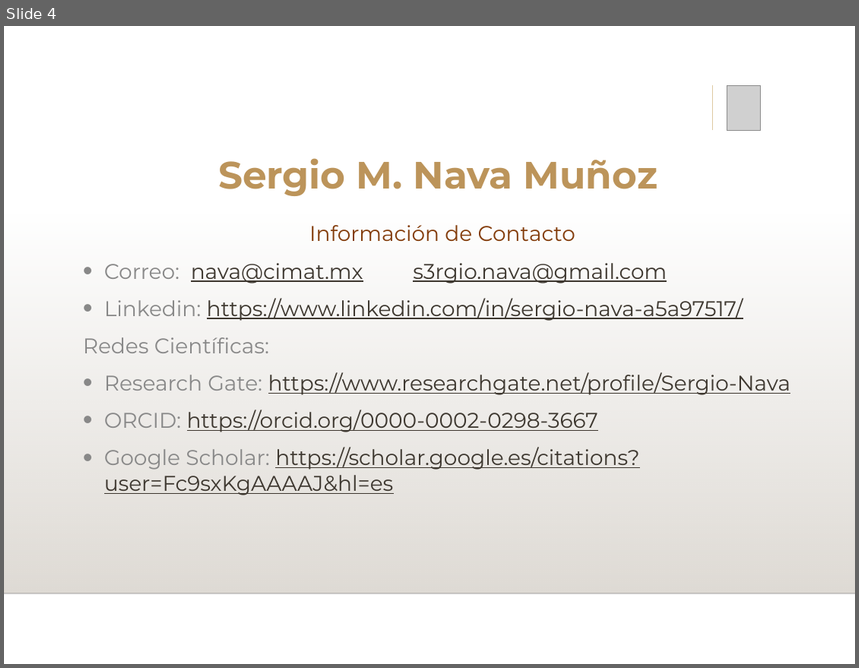
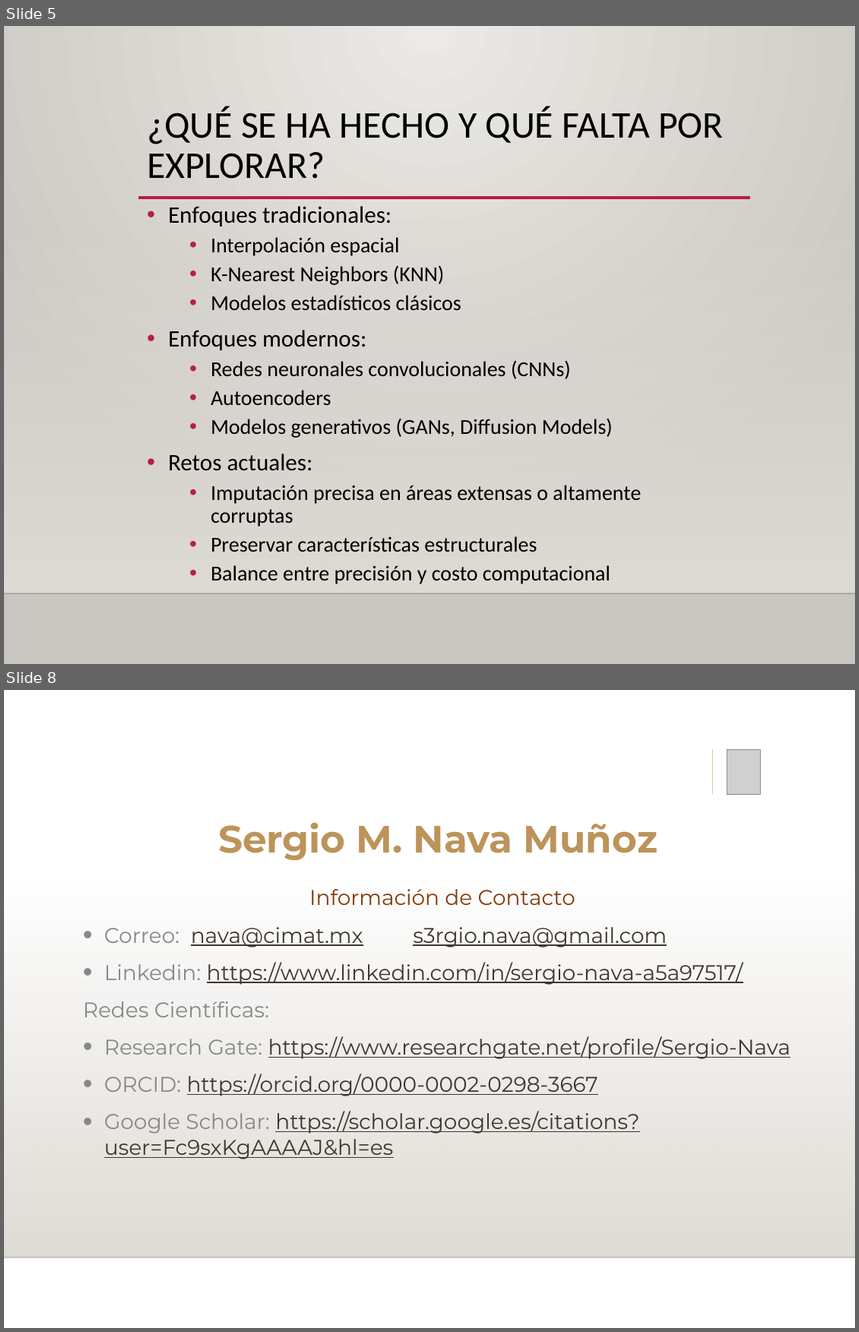
Before and after one commit to NavaSergio/Docencia_varios, a slide deck: SeminarioProyectos1/Presentación SMNM.pptx. Shown one above the other, each under a label of ours: slide 4 before the commit, slides 5 and 8 after it; the slides between them are not shown. The pictures are 859x668 and 859x1332 pixels, drawn with LibreOffice and Linux fonts; fonts in the diff are those of the drawing; grey boxes stand for pictures; background and template pictures are left out. Boxes give left, top, right and bottom in pixels: in the first picture for what was removed or moved away, otherwise in the second. Text is boxed around its words. In the diff, an @@ line names an element or a change of style, - is before the commit and + after.

```diff
--- a/SeminarioProyectos1/Presentación SMNM.pptx
+++ b/SeminarioProyectos1/Presentación SMNM.pptx
@@ slide 5 added at <box>4,26,855,664</box>, background gradient #ECEAE7 to #CAC7C1; not listed: 2 template elements that a slide beside it also shows @@
@@ title added at <box>147,107,724,179</box>, 32 pt, text #000000 @@
+¿QUÉ SE HA HECHO Y QUÉ FALTA POR EXPLORAR?
@@ line added from (139, 198) to (750, 198), #B71E42 2.5 pt @@
@@ text added at <box>168,206,641,585</box>, 18 pt, text #000000 @@
+• Enfoques tradicionales:
+  • Interpolación espacial
+  • K-Nearest Neighbors (KNN)
+  • Modelos estadísticos clásicos
+• Enfoques modernos:
+  • Redes neuronales convolucionales (CNNs)
+  • Autoencoders
+  • Modelos generativos (GANs, Diffusion Models)
+• Retos actuales:
+  • Imputación precisa en áreas extensas o altamente corruptas
+  • Preservar características estructurales
+  • Balance entre precisión y costo computacional
@@ what was slide 4 is now slide 8 @@
```
Also in this commit, not shown: 3 slides changed, 3 other slides added, 1 other file.
